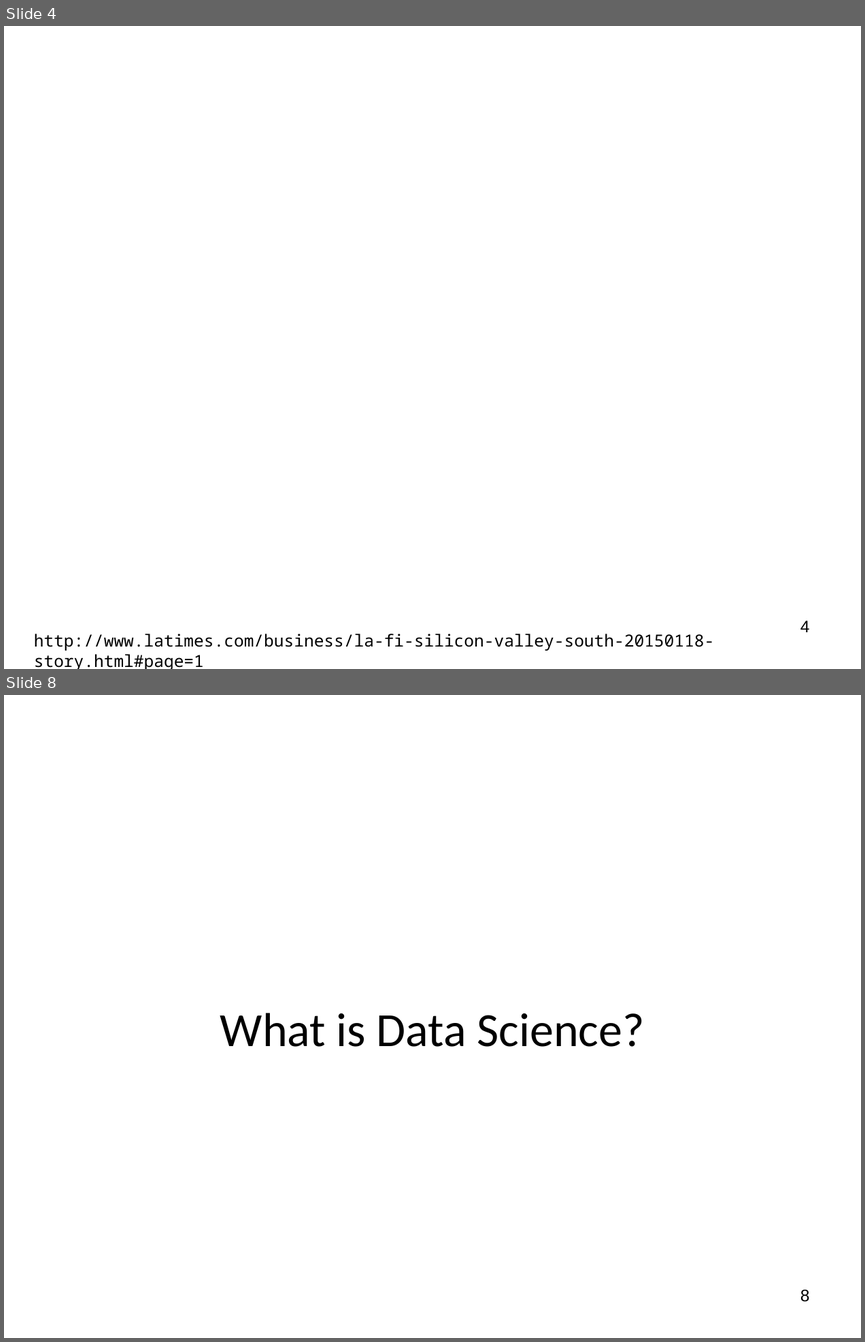
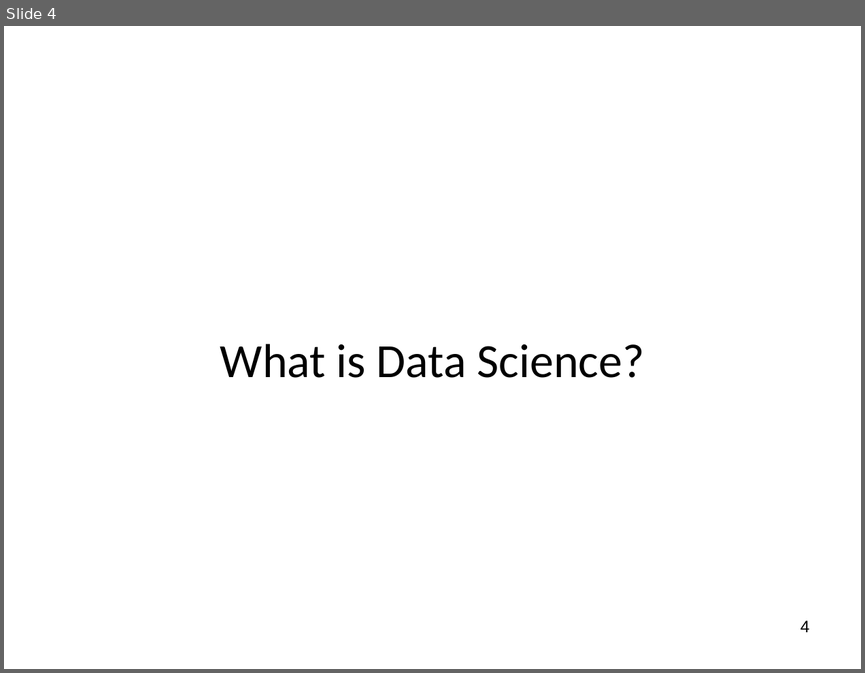
Before and after one commit to wsphd/datajam2018, a slide deck: dj2018.pptx. Shown one above the other, each under a label of ours: slides 4 and 8 before the commit, slide 4 after it; the slides between them are not shown. The pictures are 865x1342 and 865x673 pixels, drawn with LibreOffice and Linux fonts; fonts in the diff are those of the drawing; background and template pictures are left out. Boxes give left, top, right and bottom in pixels: in the first picture for what was removed or moved away, otherwise in the second. Text is boxed around its words. In the diff, an @@ line names an element or a change of style, - is before the commit and + after.

```diff
--- a/dj2018.pptx
+++ b/dj2018.pptx
@@ slide 4 removed at (4, 26, 861, 669), background picture (left out) @@
@@ text removed at (34, 633, 714, 669) @@
-http://www.latimes.com/business/la-fi-silicon-valley-south-20150118-story.html#page=1
@@ page number removed at (800, 620, 810, 632) @@
-4
@@ what was slide 8 is now slide 4 @@
@@ page number at (800, 620, 810, 632): text changed @@
-8
+4
```
Also in this commit, not shown: 4 slides changed, 3 slides added, 4 other slides removed, 2 other files.
